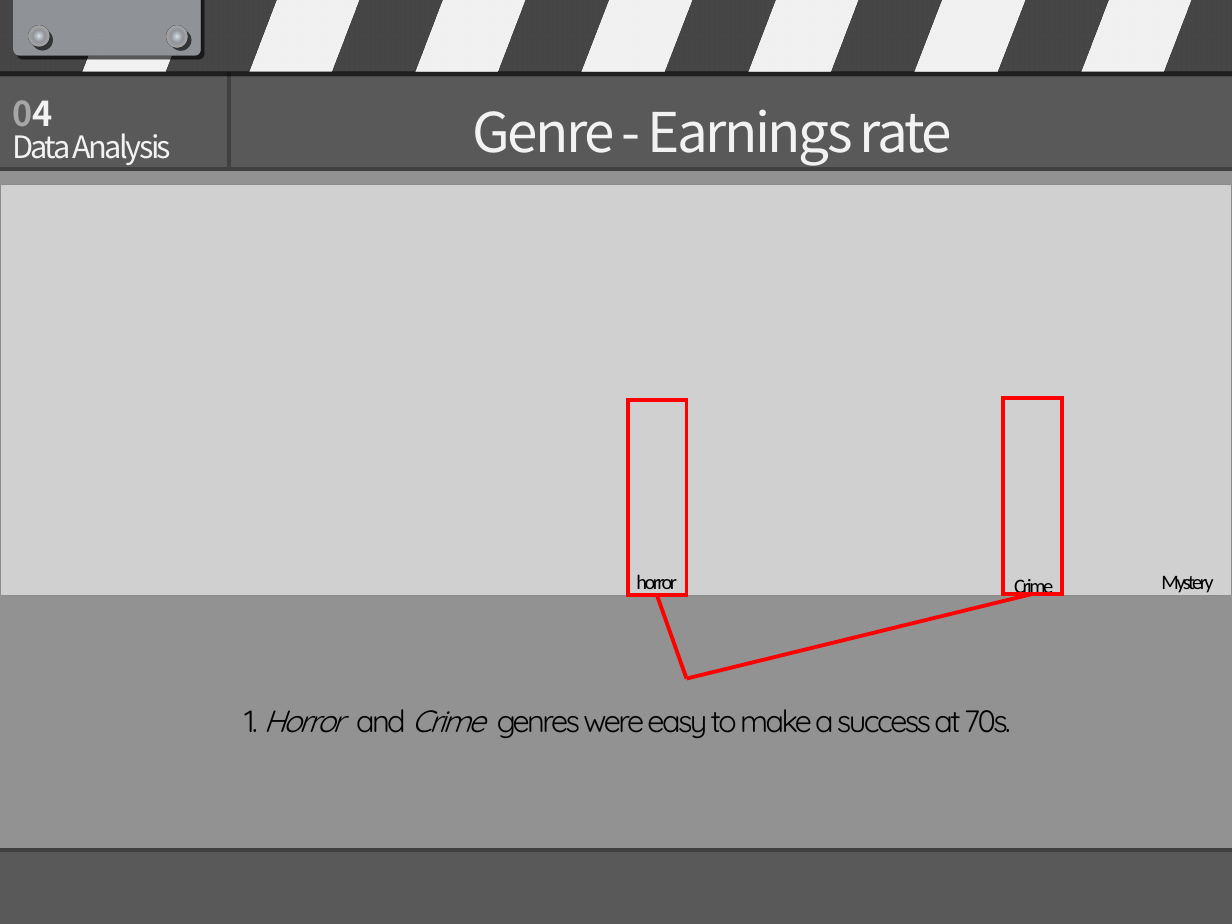
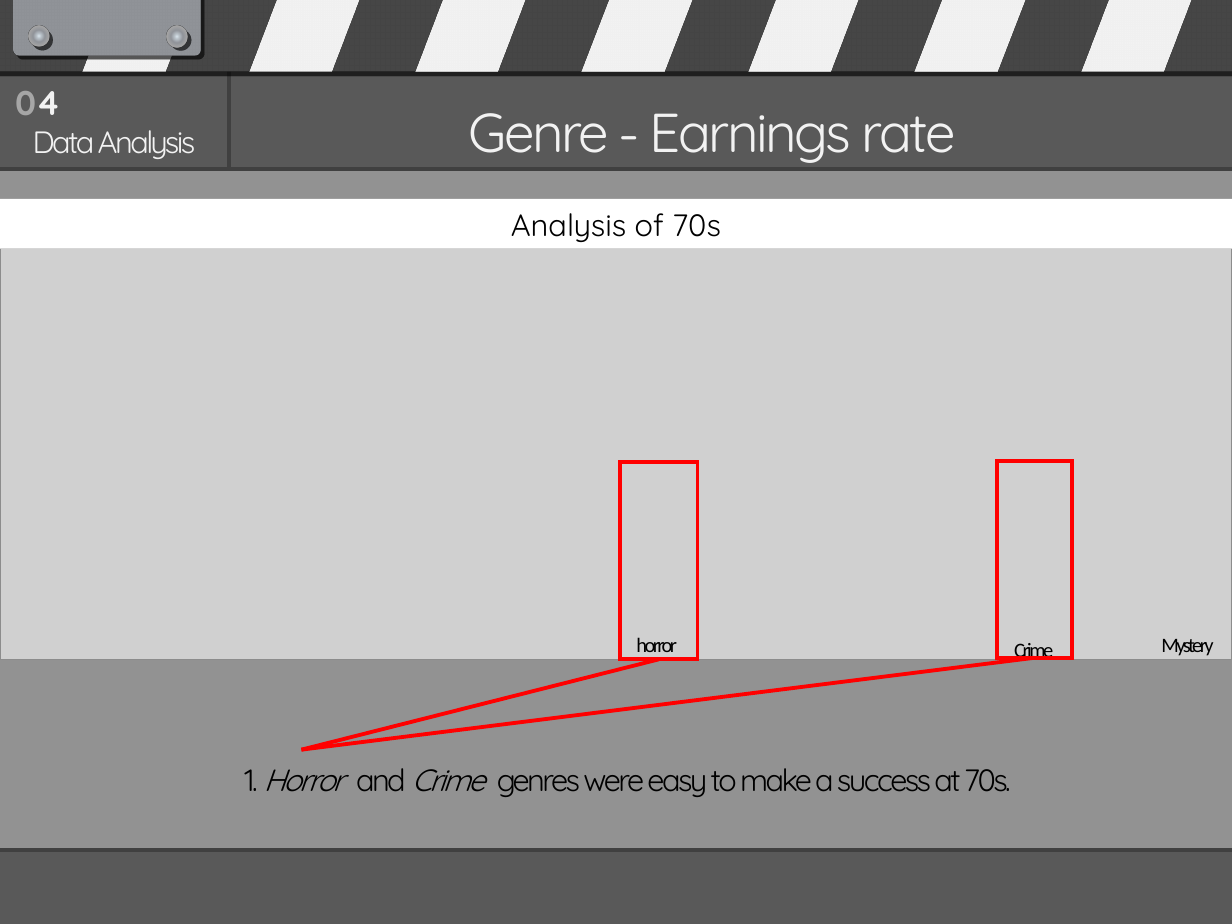
Before and after one commit to asmath472/21SRproject, a slide deck: slide 22 of R final presentation.pptx (slide 17 before the commit). Drawn at 1232x924 pixels with LibreOffice and Linux fonts; fonts in the diff are those of the drawing; grey boxes stand for pictures. Boxes give left, top, right and bottom in pixels: in the first picture for what was removed or moved away, otherwise in the second. Text is boxed around its words. In the diff, an @@ line names an element or a change of style, - is before the commit and + after.

```diff
--- a/R final presentation.pptx
+++ b/R final presentation.pptx
@@ text "04" at (15,91,60,115): font Noto Sans CJK KR to Quicksand @@
@@ text "04": place and size @@
-text "04" at (12,100,52,126)
+text "04" at (15,91,60,115)
@@ text "Data Analysis": place and size @@
-text "Data Analysis" at (12,133,171,165)
+text "Data Analysis" at (33,130,196,159)
@@ text "Data Analysis" at (33,130,196,159): font Noto Sans CJK KR to Quicksand; alignment left to centre @@
@@ text "Genre - Earnings rate" at (469,113,955,163): font Noto Sans CJK KR to Quicksand @@
@@ rectangle added at (0,198,1232,248), fill #FFFFFF, 18 pt, text #000000 @@
+Analysis of 70s
@@ rectangle: place and size @@
-rectangle at (627,400,686,596)
+rectangle at (620,462,697,659)
@@ rectangle: place and size @@
-rectangle at (1003,398,1062,594)
+rectangle at (997,461,1072,658)
@@ line moved from (1032, 594) - (686, 679) to (1035, 658) - (302, 750) @@
@@ line moved from (657, 595) - (686, 679) to (659, 659) - (302, 750) @@
@@ 3 texts, 1 picture: place and size @@
-3 texts, 1 picture at (0,185,1232,599)
+3 texts, 1 picture at (0,249,1232,663)
@@ text "1. Horror and Crime genres ...": place and size @@
-text "1. Horror and Crime genres ..." at (244,709,1011,738)
+text "1. Horror and Crime genres ..." at (244,768,1011,797)
```
Also in this commit, not shown: 12 other slides changed, 8 slides added, 2 slides removed.
